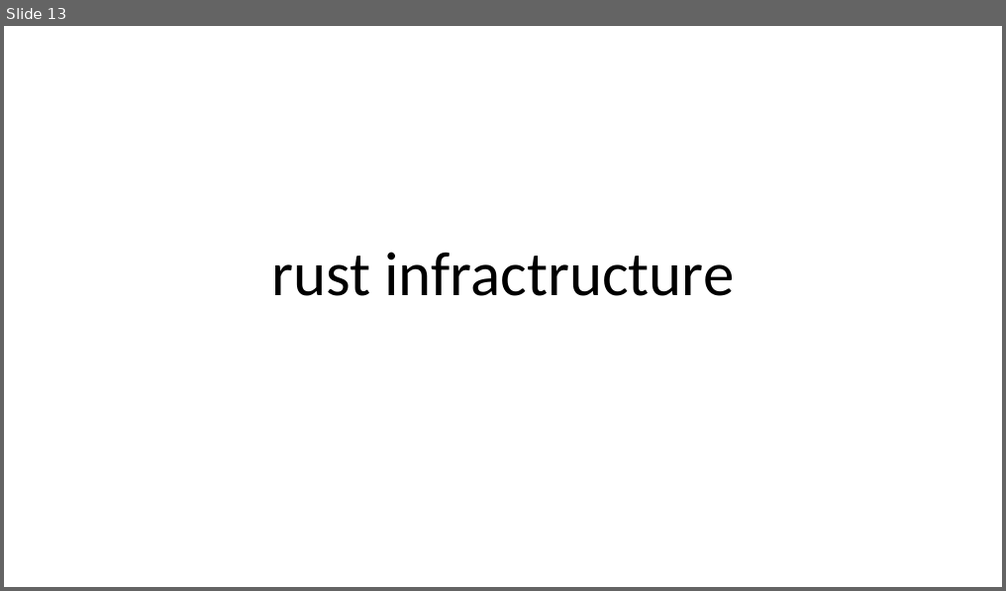
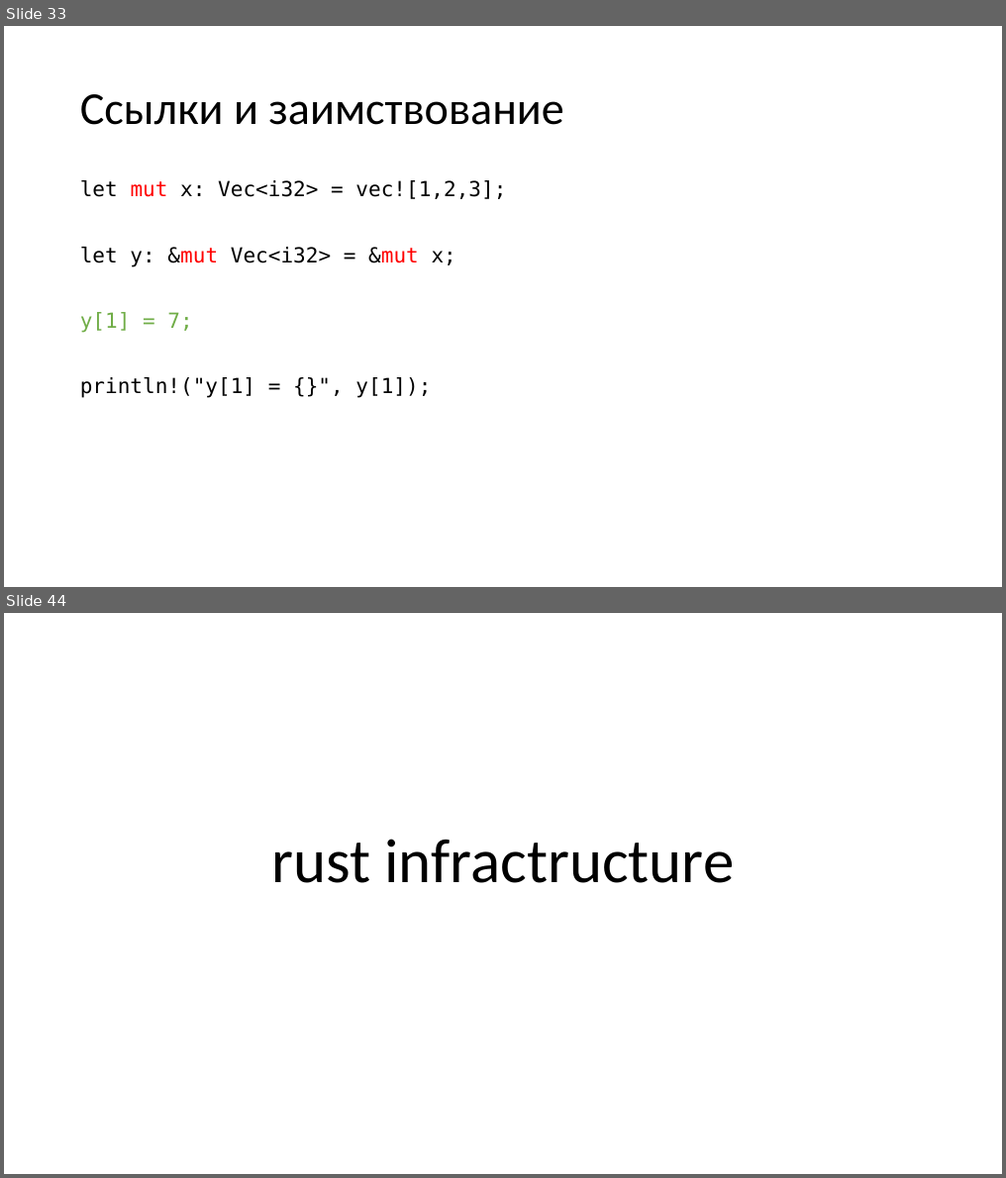
Before and after one commit to AGanyushkin/teraflops, a slide deck: conf_rust.pptx. Shown one above the other, each under a label of ours: slide 13 before the commit, slides 33 and 44 after it; the slides between them are not shown. The pictures are 1006x591 and 1006x1178 pixels, drawn with LibreOffice and Linux fonts; fonts in the diff are those of the drawing. Boxes give left, top, right and bottom in pixels: in the first picture for what was removed or moved away, otherwise in the second. Text is boxed around its words. In the diff, an @@ line names an element or a change of style, - is before the commit and + after.

```diff
--- a/conf_rust.pptx
+++ b/conf_rust.pptx
@@ slide 33 added at bbox=[4, 26, 1002, 587], background #FFFFFF @@
@@ title added at bbox=[80, 94, 563, 125], 44 pt, text #000000 @@
+Ссылки и заимствование
@@ text added at bbox=[80, 180, 506, 398], 20 pt, text #000000 @@
+let mut x: Vec<i32> = vec![1,2,3];
+let y: &mut Vec<i32> = &mut x;
+y[1] = 7;
+println!("y[1] = {}", y[1]);
@@ what was slide 13 is now slide 44 @@
```
Also in this commit, not shown: 1 slide changed, 34 other slides added, 4 slides removed.
